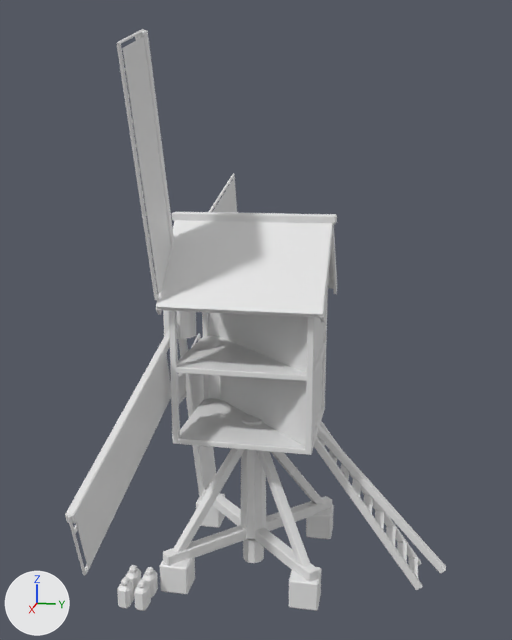
A saved change to the glTF model public/buildings/windmill_1.glb.
Rendered twice from a camera (50 mm lens) standing at (17.69, 3.61, 11.38) and looking at (0.18, 0.11, 7.0). The lights are fixed; the arrows at lower left show +X, +Y and +Z. The older version comes first. Vertices at exactly the same position are counted once.

In view in the first picture: 'sails', 'windmill_1'.
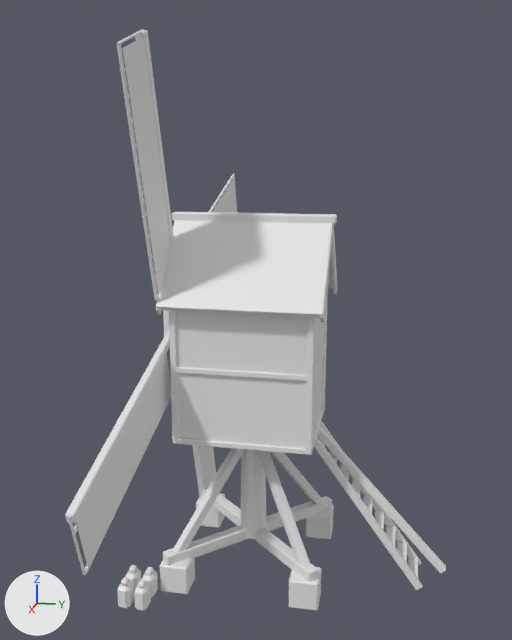
Changed parts and their boxes (x1, y1, x2, y2) in the pictures (512 x 640 px; the box of a moved part takes in the faces that stretch with it):
part 1 of me_windmill_1, moved or reshaped (not visible afterwards): before (243, 539, 264, 563)
part 2 of me_windmill_1, moved or reshaped (not visible afterwards): before (242, 415, 263, 423)
part 3 of me_windmill_1, moved or reshaped: before (219, 313, 308, 446); after (176, 311, 308, 448)

Diff of the bpy script that builds the scene:
```diff
--- a/public/buildings/windmill_1.glb.py
+++ b/public/buildings/windmill_1.glb.py
@@ me_windmill_1 @@
 me_windmill_1.from_pydata(...)  # 1154 vertices, 2064 faces; spans x -2.08..2.97, y -2.91..5.27, z -0.05..9.72
 # used by ob_windmill_1; location = (0.0, 0.0, 0.0)
-me_windmill_1.vertices[978].co = (-0.31, -0.22, 0.8)
-me_windmill_1.vertices[979].co = (-0.26, -0.19, 4.2)  # pixel (248, 414)
-me_windmill_1.vertices[1016].co = (-1.7, -1.5, 7.8)
-me_windmill_1.vertices[1017].co = (-1.7, -1.5, 4.0)
+# me_windmill_1 part 1: the loose piece of 20 vertices spanning x -0.29..0.29, y -0.3..0.3, z 0.0..0.7 is turned 90 degrees about the x axis through its middle and scaled by 0.972, then moved by (0.0, -2.0, 6.55)
+# me_windmill_1 part 2
+me_windmill_1.vertices[978].co = (-0.22, 0.31, 0.8)
+me_windmill_1.vertices[979].co = (-0.19, 0.26, 4.2)
+# me_windmill_1 part 3
+me_windmill_1.vertices[1016].co = (1.5, -1.7, 7.8)
+me_windmill_1.vertices[1017].co = (1.5, -1.7, 4.0)
 me_windmill_1.materials.append(mat_rubble)
```
